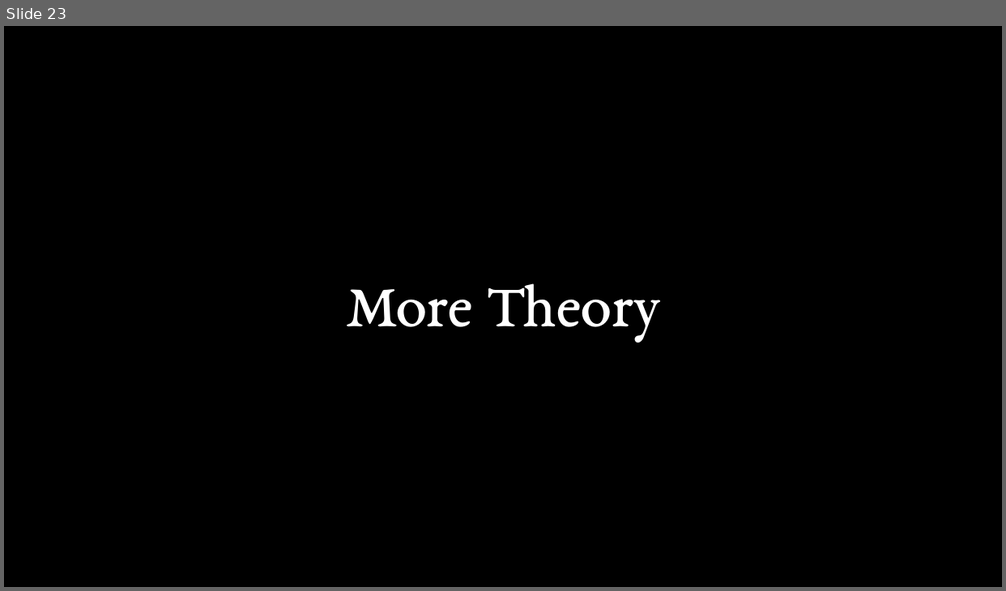
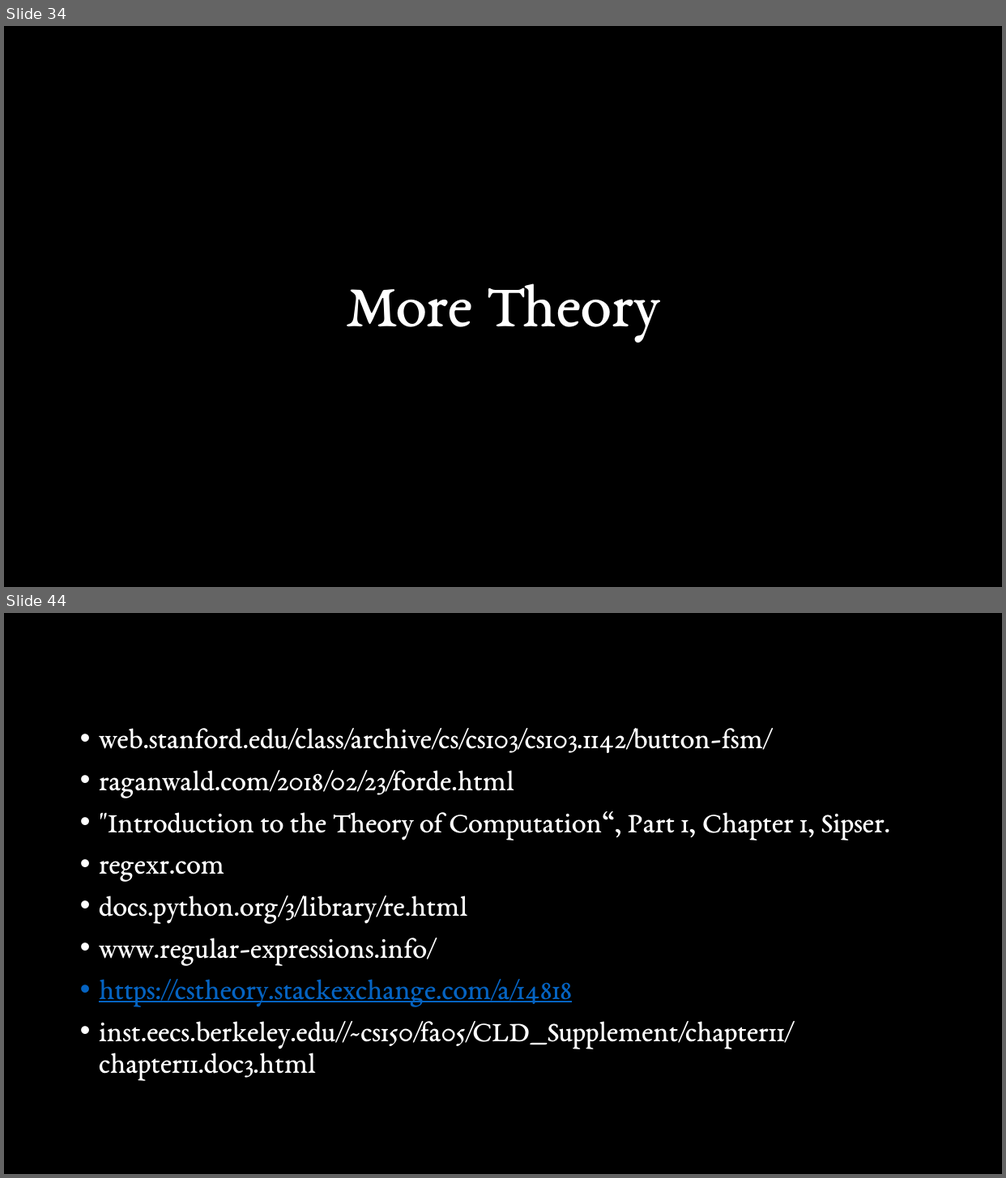
Before and after one commit to Stirling-USCC/state-machines-workshop, a slide deck: Presentation.pptx. Shown one above the other, each under a label of ours: slide 23 before the commit, slides 34 and 44 after it; the slides between them are not shown. The pictures are 1006x591 and 1006x1178 pixels, drawn with LibreOffice and Linux fonts; fonts in the diff are those of the drawing. Boxes give left, top, right and bottom in pixels: in the first picture for what was removed or moved away, otherwise in the second. Text is boxed around its words. In the diff, an @@ line names an element or a change of style, - is before the commit and + after.

```diff
--- a/Presentation.pptx
+++ b/Presentation.pptx
@@ slide 44 added at [4, 613, 1002, 1174], background #000000 @@
@@ text added at [99, 728, 891, 1080], 28 pt, text #FFFFFF @@
+• web.stanford.edu/class/archive/cs/cs103/cs103.1142/button-fsm/
+• raganwald.com/2018/02/23/forde.html
+• "Introduction to the Theory of Computation“, Part 1, Chapter 1, Sipser.
+• regexr.com
+• docs.python.org/3/library/re.html
+• www.regular-expressions.info/
+• https://cstheory.stackexchange.com/a/14818
+• inst.eecs.berkeley.edu//~cs150/fa05/CLD_Supplement/chapter11/chapter11.doc3.html
@@ what was slide 23 is now slide 34 @@
```
Also in this commit, not shown: 13 slides changed, 18 other slides added, 4 slides removed.
